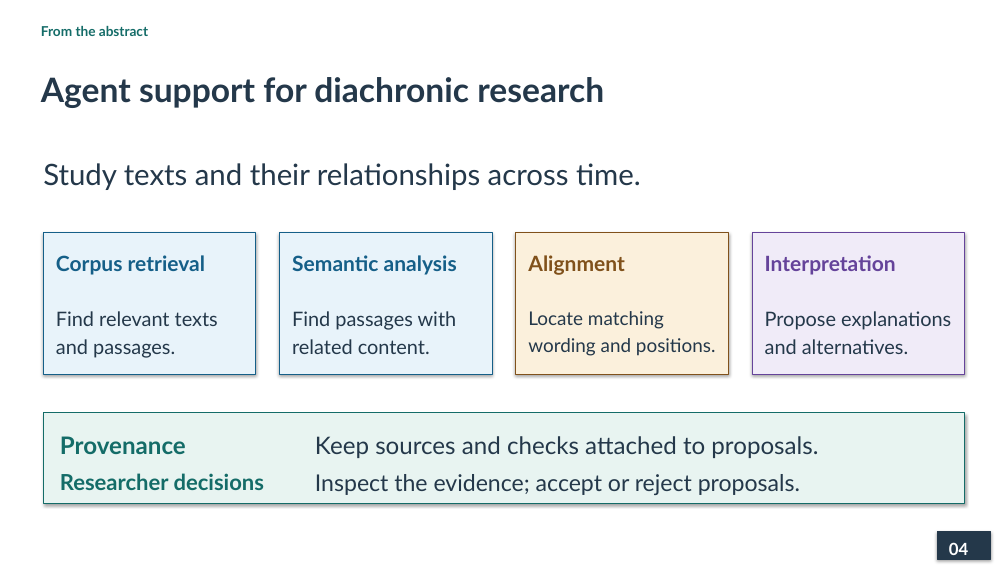
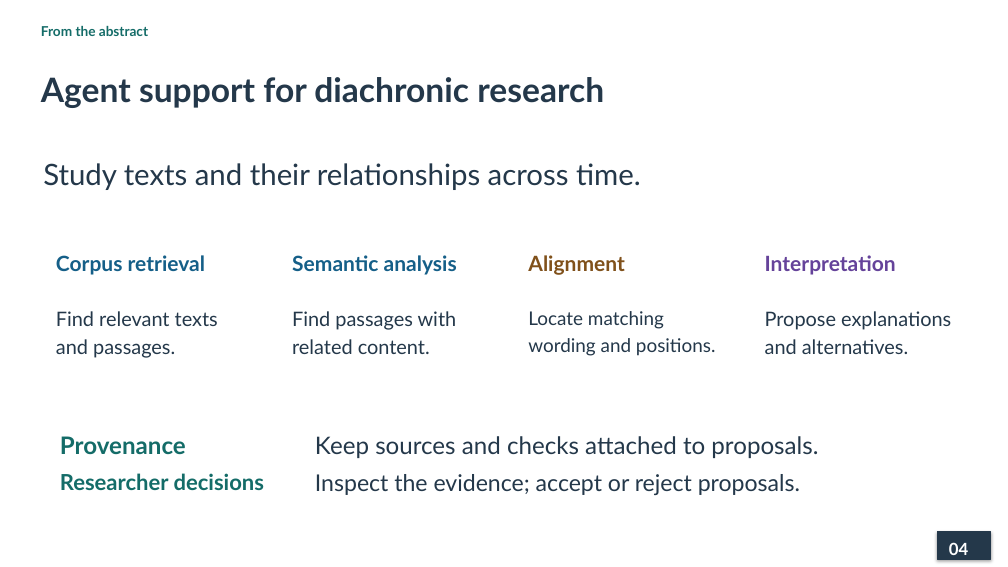
Before and after one commit to lopentu/cohort, a slide deck: slide 4 of docs/presentation/cohort-pnc-2026.pptx. Drawn at 1008x567 pixels with LibreOffice and Linux fonts; fonts in the diff are those of the drawing. Boxes give left, top, right and bottom in pixels: in the first picture for what was removed or moved away, otherwise in the second. Text is boxed around its words. In the diff, an @@ line names an element or a change of style, - is before the commit and + after.

```diff
--- a/docs/presentation/cohort-pnc-2026.pptx
+++ b/docs/presentation/cohort-pnc-2026.pptx
@@ rectangle removed at (43,232,256,374) @@
@@ rectangle removed at (280,232,492,374) @@
@@ rectangle removed at (516,232,728,374) @@
@@ rectangle removed at (752,232,965,374) @@
@@ rectangle removed at (43,413,965,504) @@
```
Also in this commit, not shown: 18 other slides changed, 2 other files.
